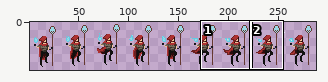
A sprite sheet gets an edit: SkeletonSlayerUnity/Assets/ASSETS_ROOT/animations/mainchar_new/png/mainchar_new_spritesheet.png. The first picture is a wide view before the edit; the outline marks the close-up.
Close-up. First the earlier version:
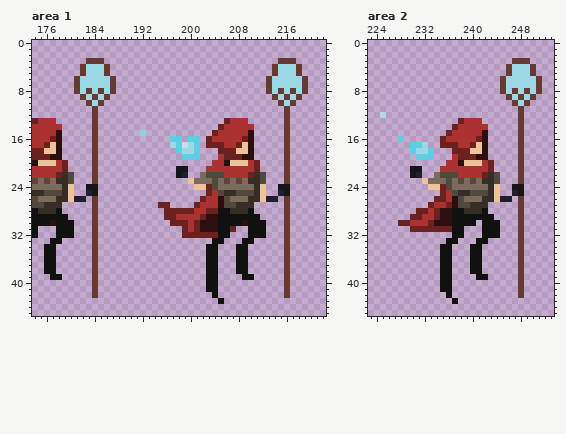
The file is 288x48 pixels. Colours within 5 levels of each other are drawn and written as one. Shown: area 1: x 174..222, y 0..45; area 2: x 223..253, y 0..45. The wide view leaves out empty margins. The commit also changed other parts of the picture, which this record leaves out.
Once edited:
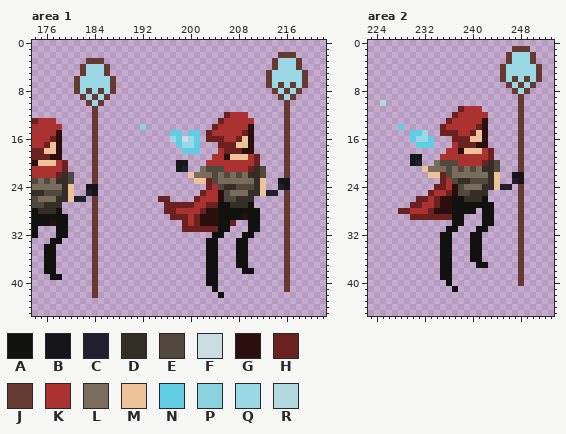
Palette (. is transparent): A #111110  B #161519  C #211f2e  D #342e27  E #52493e  F #c9dde0  G #2b0e0e  H #6c2121  J #663931  K #ac3232  L #796c5d  M #eec39a  N #5fcde4  P #8bd2e0  Q #9bd8e5  R #b2d9e0
Changes in this commit:
Changed rows in their new state; - is an unchanged pixel.
Area 1:
first column x 180:
 2 -----------------------------------JJJ--
 3 ----------------------------------JQQQJ-
 5 ---------------------------------JQ---QJ
 7 -----------------------------------J-J--
 8 ---------------------------------.JQJQJ.
 9 ----------------------------------.JQJ.-
10 -----------------------------------.J.--
12 --------------------------HKKK----------
13 -------------------------HK---K---------
14 ------------P-----------HK----G---------
15 ------------.----NN-NN-HK----H----------
16 -----------------Q-FQ---HH--HM----------
17 -----------------.-Q---..-HHM-----------
18 ------------------.NN----K--HG----------
19 -------------------...--K-GMMMKH--------
20 ------------------BB---K--KKKK----------
21 -------------------C--LEEE----HDE-------
22 ------------------..ML-L-LELELD---------
23 --------------------.MMH--L-L-L-M--BB---
24 ---------------------..-KEDDEEE----C----
25 ----------------------HK-GELLLD--CC.J---
26 ---------------HH----HK----EDD-....-----
27 ---------------.-HHHHK-HHAAD--A---------
28 ------------------KKK-HGG--AAA-A--------
29 ----------------.-HH-HG------G----------
30 .----------------..--------H..--.-------
31 .-------------------H-HHH--.----.-------
32 .------------------.....A-.--A-..-------
33 -----------------------A-.--A-.---------
first column x 203:
38 -----.-A------
39 ------..------
41 .-------------
42 -.A----------.
43 --.-----------
Area 2:
first column x 225:
 1 ----------------------JJJ--
 2 ---------------------JQQQJ-
 3 ---------------------JQQQJ-
 4 --------------------JQ---QJ
 5 --------------------JQ---QJ
 6 ----------------------J-J--
 7 --------------------.J-J-J.
 8 --------------------..---..
 9 ---------------------..-..-
10 R---------------------.J.--
11 -------------HKKK----------
12 .-----------HKKKKK---------
13 -----------HKK---G---------
14 ---N------HKK---HG---------
15 -----NNQ--H-H--HM----------
16 ---.-NQQN-..HHHMM----------
17 -----.-NN-..KHH-G----------
18 -----....--KKGM--KH--------
19 -----BB..-KK-KKKKKH--------
20 -----BC--LEEEKKKKHDE-------
21 -----..MLLLELELELDDE-------
22 -----..-MMH-LLLLLL-M--BB---
23 -------...HKEDD-EE-M--CB---
24 --------.H-KGE---D--CC.J---
25 --------HKKHGEEDDD..--.J---
26 ------HHK-GGAADDDA....-----
27 -----HHKKHGGAAAAAAA--------
28 ---HHKKKHG----AA.-A--------
29 -------HH-HH--...----------
30 ---.........--..---.-------
31 -----......A-.--A-..-------
32 ----------AA..-AA...-------
33 ----------A-.--A-.---------
first column x 235:
37 -----.-A------
38 -----..-------
39 ------..------
40 .-------------
41 ..A----------.
42 -.-----------.
43 --.-----------
